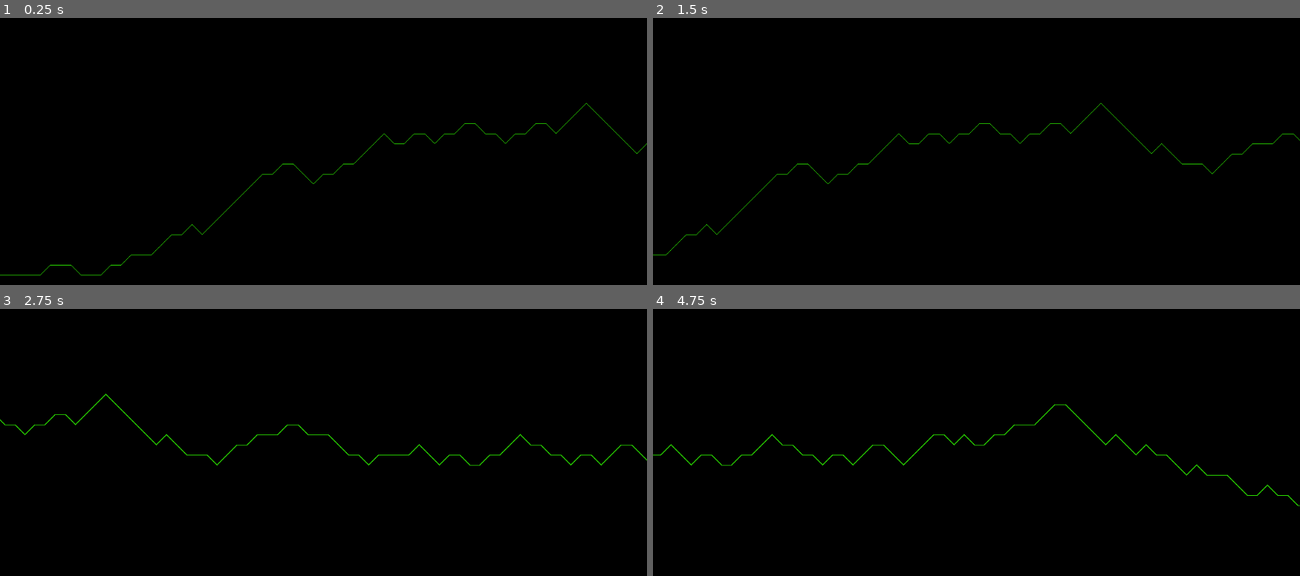
Above: before the commit, frames 1-4 (two rows, left to right).
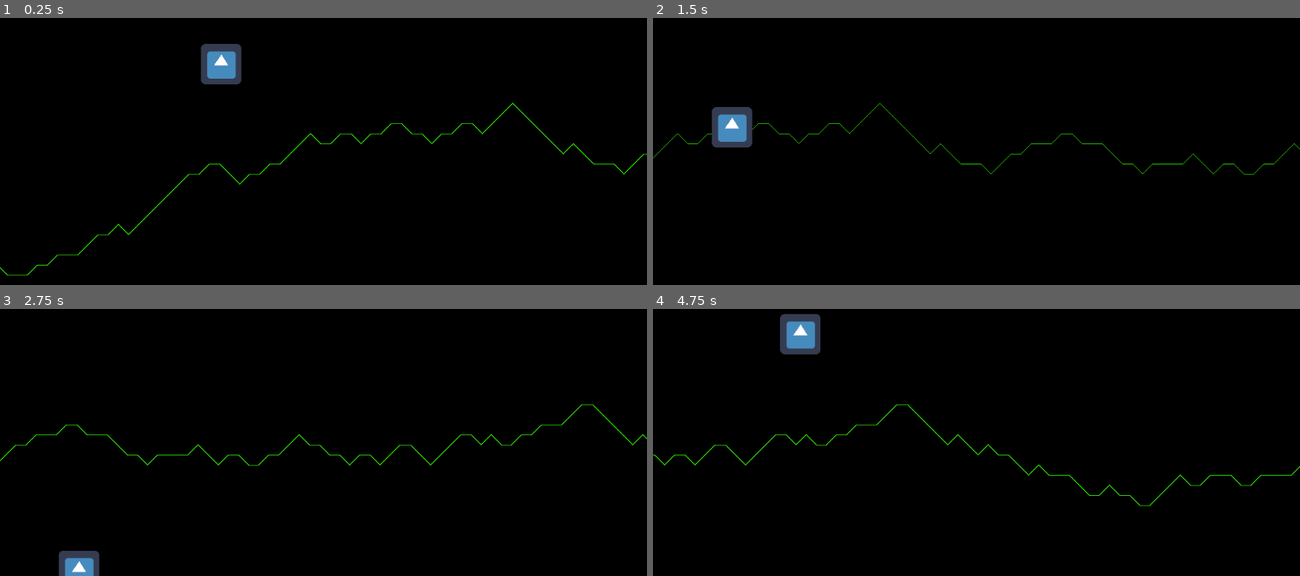
Above: after the commit, the same moments.

Repository: andrew-wilkes/godotia
Game: Godot game, scene res://Main.tscn
Same seed, same stepped clock (60 frames per second), same inputs: the game is played once before the commit and once after it. The engine's default icon, where the game draws it, is replaced by a stand-in: a white triangle on a blue panel in a dark square.
Inputs:
- Up to frame 1 (0.25 s): no input
- Up to frame 2 (1.5 s): hold Right (ui_right) 0.53-1.28 s; hold Down (ui_down) from 1.28 s (still down)
- Up to frame 3 (2.75 s): release Down (ui_down) at 2.03 s; hold Right (ui_right) from 2.03 s (still down)
- Up to frame 4 (4.75 s): release Right (ui_right) at 2.78 s; hold Up (ui_up) 2.78-3.53 s; hold Left (ui_left) from 3.53 s (still down)

The runs differ from the first frame. In frame 1, 2.1% of the frame differs, in the area x 0-100%, y 9-97%; in frame 2, 1.9%; in frame 3, 1.8%; in frame 4, 2.2%, in the area x 0-100%, y 1-74%.

Commit message:
Player with movement added.

Diff:
--- a/Main.gd
+++ b/Main.gd
@@ -2,30 +2,73 @@
 
 const THRUST = 500
 const MAX_SPEED = 500
+const PLAYER_MARGIN = 128
+const PLAYER_SIDE_SPEED = 500
+const PLAYER_VERTICAL_SPEED = 500
+
+enum { LEFT, RIGHT }
 
 var background
 var terrain
 var scroll_position = 0
-var game_speed = 0
-var scroll_speed = 0
-var player_speed = 0
-var player_pos = Vector2(0, 0) # Relative to center of viewport
+var speed = 0
+var player_direction = RIGHT
+var player
 
 func _ready():
 	background = $ParallaxBackground
 	terrain = find_node("Terrain")
 	terrain.get_parent().motion_mirroring.x = terrain.end_pos
+	player = $Player
 
 
 func _process(delta):
 	process_inputs(delta)
-	scroll_speed = game_speed - player_speed
-	scroll_position += scroll_speed * delta
-	background.scroll_offset.x = scroll_position
+	move_background(delta)
+	turn_player()
+	move_player_sideways(delta)
 
 
 func process_inputs(delta):
 	if Input.is_action_pressed("ui_left"):
-		game_speed = clamp(game_speed + THRUST * delta, -MAX_SPEED, MAX_SPEED)
+		speed = clamp(speed + THRUST * delta, -MAX_SPEED, MAX_SPEED)
 	if Input.is_action_pressed("ui_right"):
-		game_speed = clamp(game_speed - THRUST * delta, -MAX_SPEED, MAX_SPEED)
+		speed = clamp(speed - THRUST * delta, -MAX_SPEED, MAX_SPEED)
+	if Input.is_action_pressed("ui_up"):
+		if player.position.y > 0:
+			player.position.y -= PLAYER_VERTICAL_SPEED * delta
+	if Input.is_action_pressed("ui_down"):
+		if player.position.y < terrain.base_level:
+			player.position.y += PLAYER_VERTICAL_SPEED * delta
+
+
+func move_background(delta):
+	scroll_position += speed * delta
+	background.scroll_offset.x = scroll_position
+
+
+func turn_player():
+	if player_direction == RIGHT and speed > 0:
+		player_direction = LEFT
+		print("Player turned to left")
+	if player_direction == LEFT and speed < 0:
+		player_direction = RIGHT
+		print("Player turned to right")
+
+
+func move_player_sideways(delta):
+	var player_speed = PLAYER_SIDE_SPEED * delta
+	if player_direction == LEFT and get_player_distance_to_right() > 0:
+		player.position.x += player_speed
+		scroll_position += player_speed
+	if player_direction == RIGHT and get_player_distance_to_left() > 0:
+		player.position.x -= player_speed
+		scroll_position -= player_speed
+
+
+func get_player_distance_to_left():
+	return player.position.x - PLAYER_MARGIN
+
+
+func get_player_distance_to_right():
+	return get_viewport_rect().size.x - PLAYER_MARGIN - player.position.x
--- a/Main.tscn
+++ b/Main.tscn
@@ -1,7 +1,8 @@
-[gd_scene load_steps=3 format=2]
+[gd_scene load_steps=4 format=2]
 
 [ext_resource path="res://Main.gd" type="Script" id=1]
 [ext_resource path="res://Terrain.tscn" type="PackedScene" id=2]
+[ext_resource path="res://icon.png" type="Texture" id=3]
 
 [node name="Main" type="Node2D"]
 script = ExtResource( 1 )
@@ -11,3 +12,7 @@
 [node name="ParallaxLayer" type="ParallaxLayer" parent="ParallaxBackground"]
 
 [node name="Terrain" parent="ParallaxBackground/ParallaxLayer" instance=ExtResource( 2 )]
+
+[node name="Player" type="Sprite" parent="."]
+position = Vector2( 475, 250 )
+texture = ExtResource( 3 )
